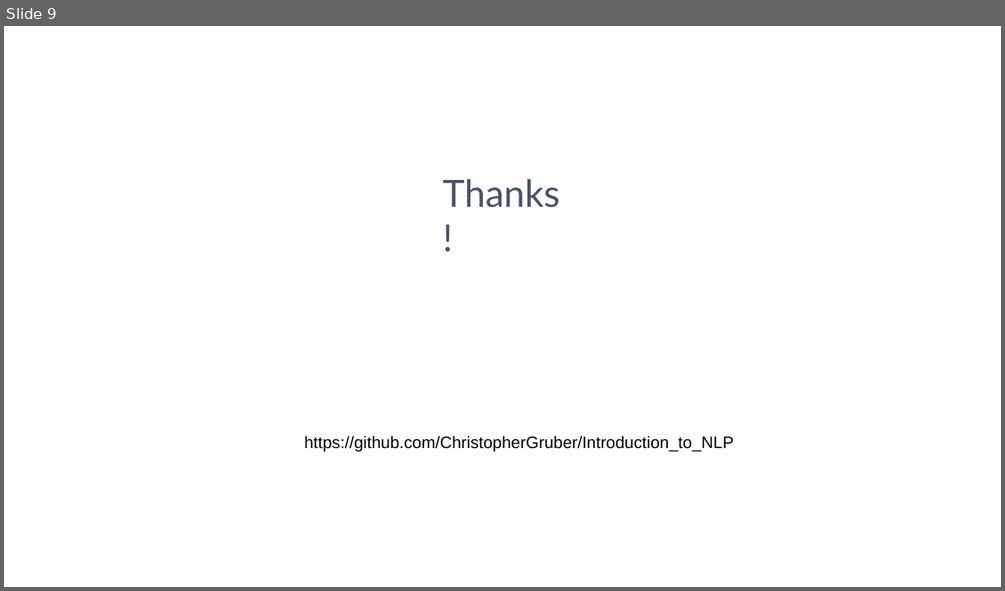
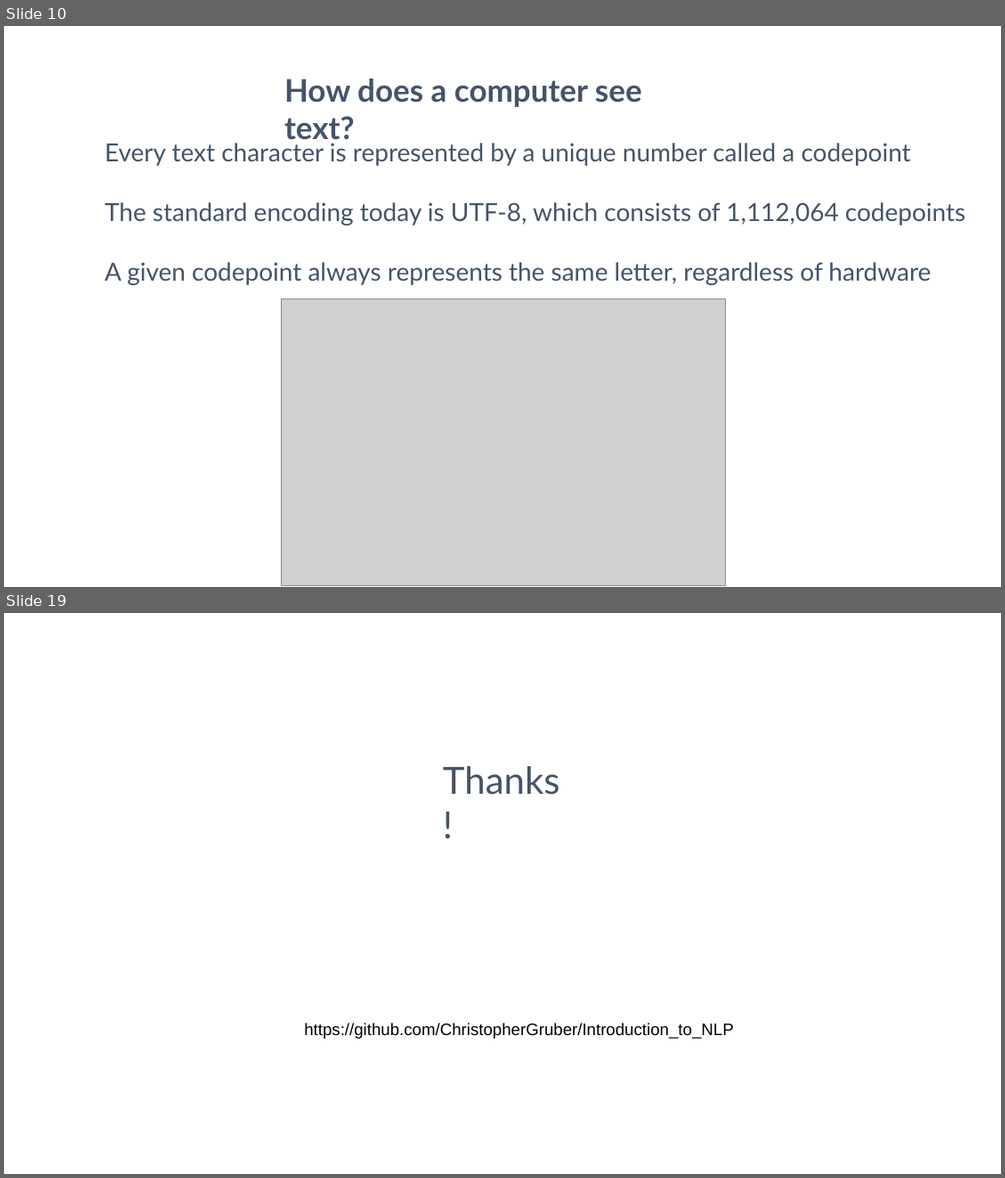
Before and after one commit to ChristopherGruber/Introduction_to_NLP, a slide deck: Introduction to NLP.odp. Shown one above the other, each under a label of ours: slide 9 before the commit, slides 10 and 19 after it; the slides between them are not shown. The pictures are 1005x591 and 1005x1178 pixels, drawn with LibreOffice and Linux fonts; fonts in the diff are those of the drawing; grey boxes stand for pictures. Boxes give left, top, right and bottom in pixels: in the first picture for what was removed or moved away, otherwise in the second. Text is boxed around its words. In the diff, an @@ line names an element or a change of style, - is before the commit and + after.

```diff
--- a/Introduction to NLP.odp
+++ b/Introduction to NLP.odp
@@ slide 10 added at <box>4,26,1001,587</box>, background #FFFFFF @@
@@ text added at <box>284,79,642,145</box>, 60 pt, text #445469, bold @@
+How does a computer see text?
@@ text added at <box>105,139,965,285</box>, 48 pt, text #445469 @@
+Every text character is represented by a unique number called a codepoint
+The standard encoding today is UTF-8, which consists of 1,112,064 codepoints
+A given codepoint always represents the same letter, regardless of hardware
@@ picture added at <box>281,298,725,585</box> @@
@@ what was slide 9 is now slide 19 @@
```
Also in this commit, not shown: 1 slide changed, 16 other slides added, 8 slides removed, 1 other file.
